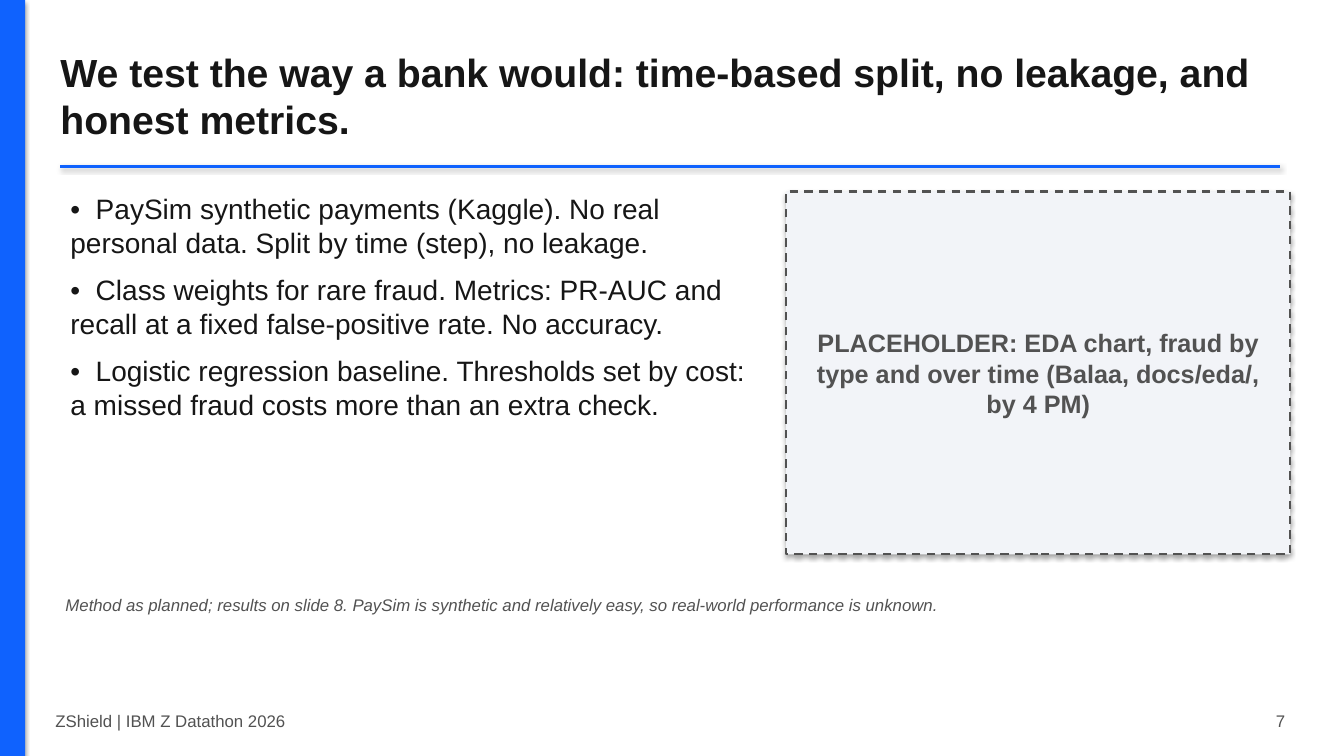
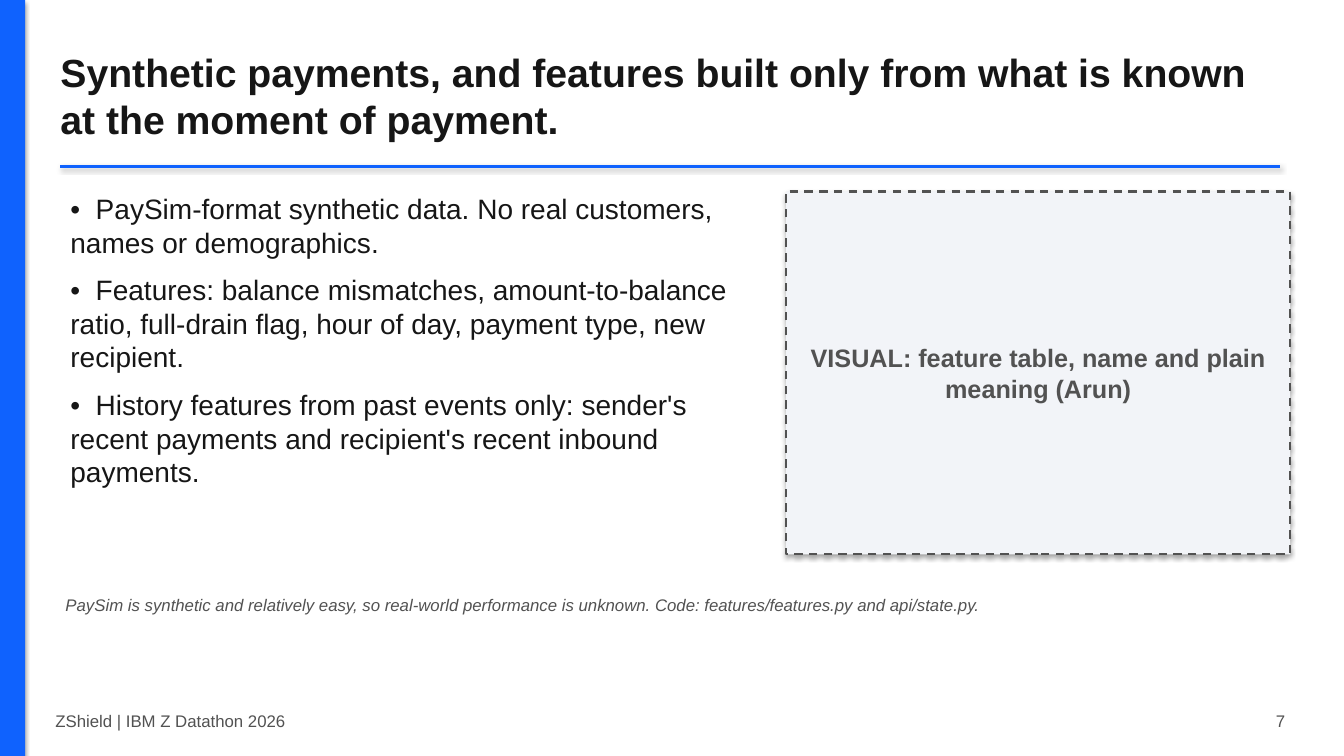
Before and after one commit to Vishaal1409/zshield, a slide deck: slide 7 of docs/deck/ZShield_deck_draft.pptx. Drawn at 1344x756 pixels with LibreOffice and Linux fonts; fonts in the diff are those of the drawing. Boxes give left, top, right and bottom in pixels: in the first picture for what was removed or moved away, otherwise in the second. Text is boxed around its words. In the diff, an @@ line names an element or a change of style, - is before the commit and + after.

```diff
--- a/docs/deck/ZShield_deck_draft.pptx
+++ b/docs/deck/ZShield_deck_draft.pptx
@@ text at <box>60,58,1246,142</box>: text changed @@
-We test the way a bank would: time-based split, no leakage, and honest metrics.
+Synthetic payments, and features built only from what is known at the moment of payment.
@@ text at <box>70,198,727,487</box>: text changed @@
-• PaySim synthetic payments (Kaggle). No real personal data. Split by time (step), no leakage.
-• Class weights for rare fraud. Metrics: PR-AUC and recall at a fixed false-positive rate. No accuracy.
-• Logistic regression baseline. Thresholds set by cost: a missed fraud costs more than an extra check.
+• PaySim-format synthetic data. No real customers, names or demographics.
+• Features: balance mismatches, amount-to-balance ratio, full-drain flag, hour of day, payment type, new recipient.
+• History features from past events only: sender's recent payments and recipient's recent inbound payments.
@@ text in rectangle at <box>811,348,1266,403</box>: text changed @@
-PLACEHOLDER: EDA chart, fraud by type and over time (Balaa, docs/eda/, by 4 PM)
+VISUAL: feature table, name and plain meaning (Arun)
@@ text at <box>65,599,979,615</box>: text changed @@
-Method as planned; results on slide 8. PaySim is synthetic and relatively easy, so real-world performance is unknown.
+PaySim is synthetic and relatively easy, so real-world performance is unknown. Code: features/features.py and api/state.py.
```
Also in this commit, not shown: 10 other slides changed, 11 other files.
